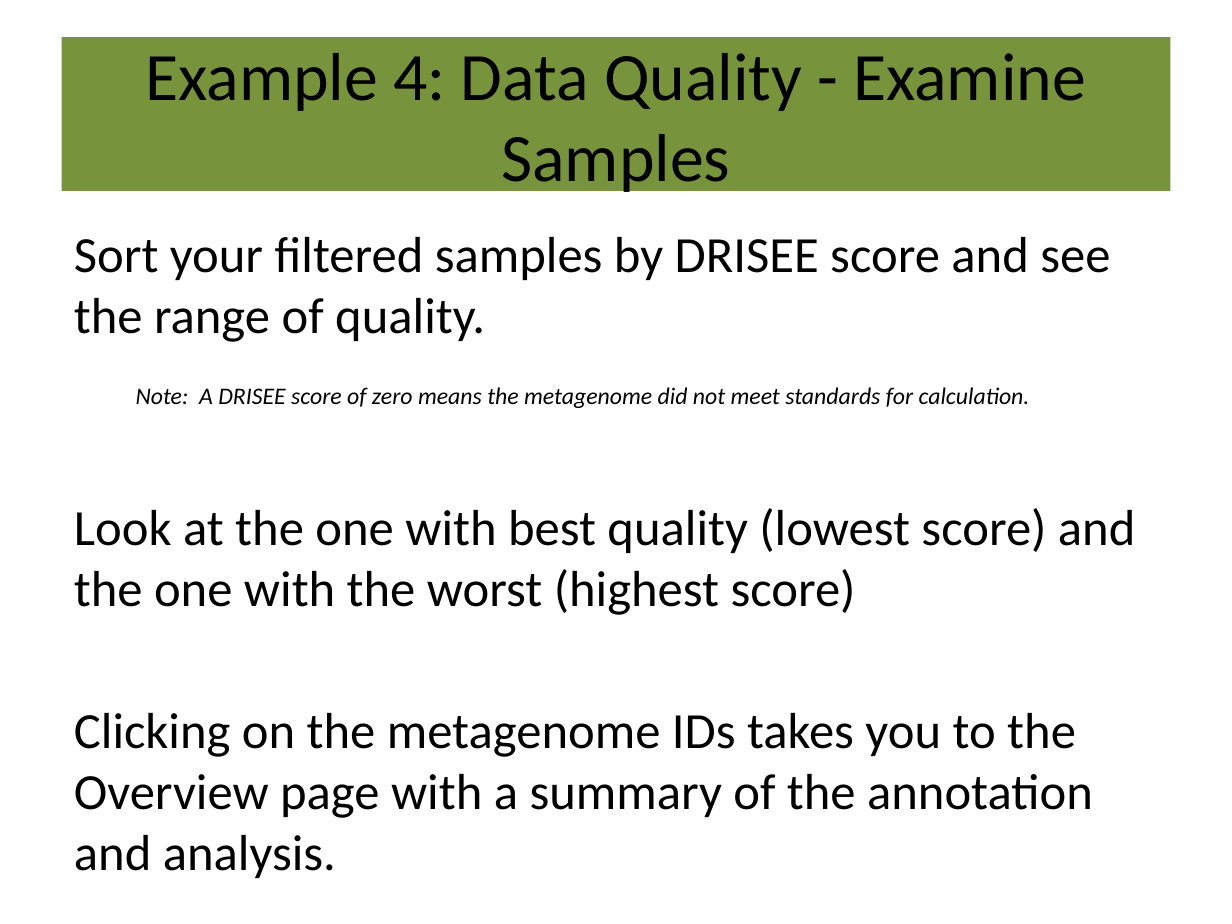
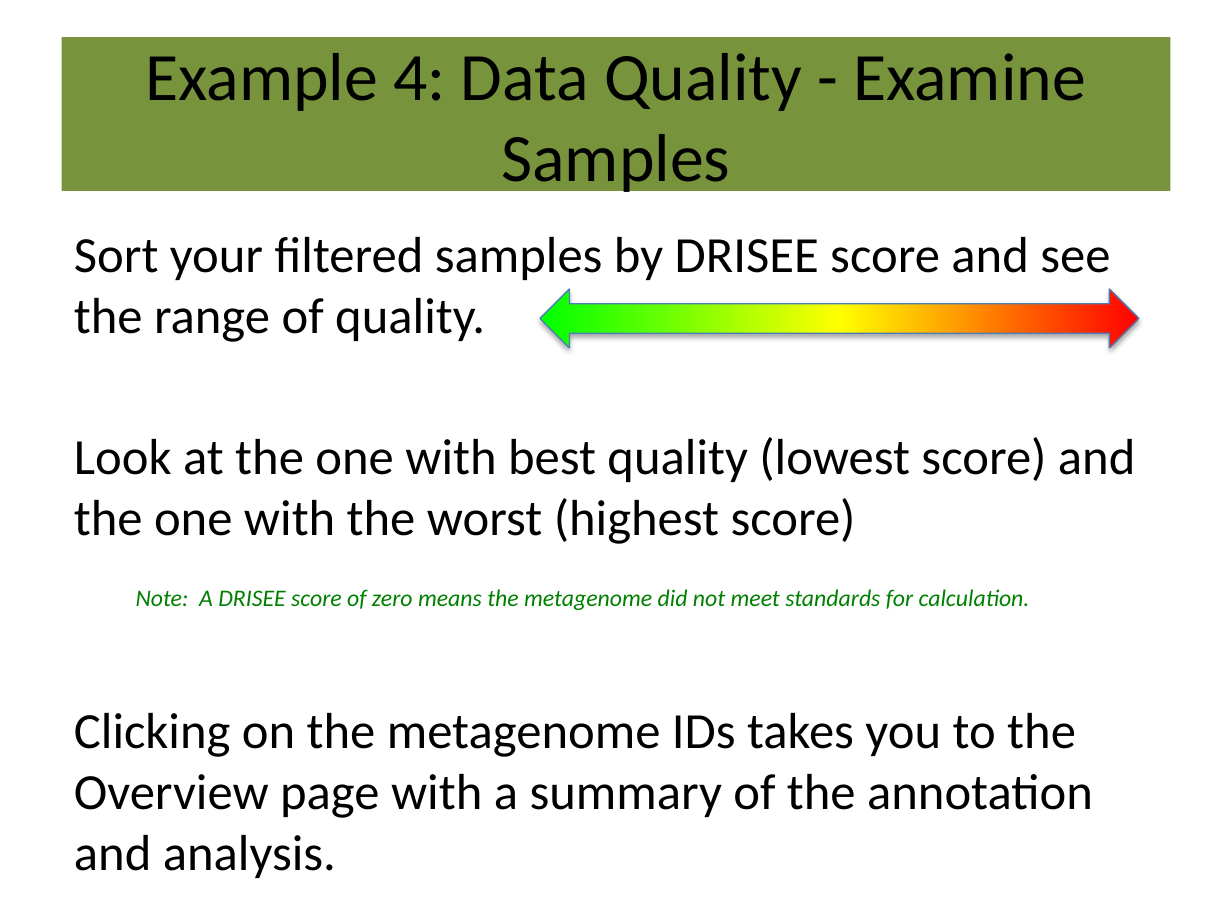
Before and after one commit to LuffyLuffy/MG-RAST-Tutorials, a slide deck: slide 27 of ui/MG-RAST_Class_v3.6.1.pptx (slide 26 before the commit). Drawn at 1232x924 pixels with LibreOffice and Linux fonts; fonts in the diff are those of the drawing. Boxes give left, top, right and bottom in pixels: in the first picture for what was removed or moved away, otherwise in the second. Text is boxed around its words. In the diff, an @@ line names an element or a change of style, - is before the commit and + after.

```diff
--- a/ui/MG-RAST_Class_v3.6.1.pptx
+++ b/ui/MG-RAST_Class_v3.6.1.pptx
@@ left right arrow added at (540, 290, 1138, 349), fill gradient #00FF00 to #FFFF00 to #FF0000, outline #4B7EBC 0.75 pt @@
@@ text at (74, 437, 1135, 544): paragraph added @@
+Look at the one with best quality (lowest score) and the one with the worst (highest score)
@@ text at (74, 508, 1135, 615): paragraph removed @@
-Look at the one with best quality (lowest score) and the one with the worst (highest score)
@@ text at (136, 589, 1030, 610): text colour #000000 to #008000 in "Note: A DRISEE score of zero means ..." @@
```
Also in this commit, not shown: 13 other slides changed, 8 slides added, 2 slides removed.
